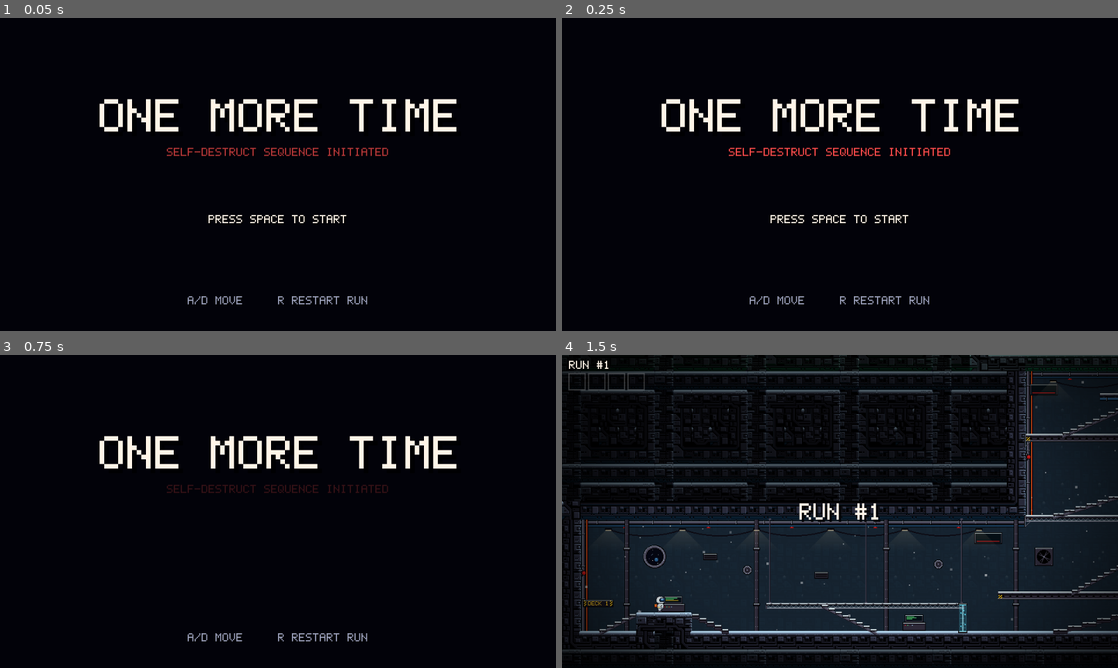
Above: before the commit, frames 1-4 (two rows, left to right).
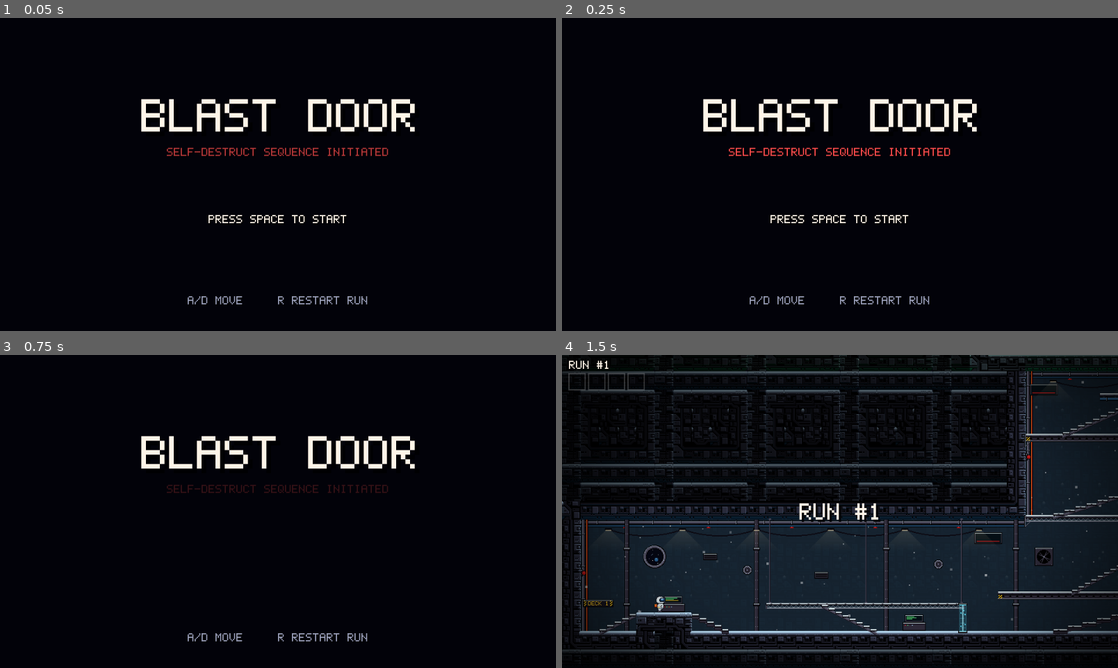
Above: after the commit, the same moments.

Repository: JayChen251/One-more-time
Game: Godot game, scene res://scenes/main.tscn
Same seed, same stepped clock (60 frames per second), same inputs: the game is played once before the commit and once after it.
Inputs:
- Up to frame 1 (0.05 s): no input
- Up to frame 2 (0.25 s): no input
- Up to frame 3 (0.75 s): hold D (right) from 0.53 s (still down); tap L (grapple) at 0.6 s
- Up to frame 4 (1.5 s): keep holding D (right); tap Space (jump) at 0.77 s; tap K (teleport) at 1.35 s

The runs differ from the first frame. In frame 1, 3.4% of the frame differs, in the area x 17-83%, y 25-37%; in frame 2, 3.4%; in frame 3, 3.4%; in frame 4, nothing differs.

Commit message:
Rename the game to Blast Door
Co-Authored-By: Claude Opus 5.5 <noreply@anthropic.com>
Claude-Session: https://claude.ai/code/session_01VBg4ft2q8Eto7W6RUi45Wd

Diff:
--- a/project.godot
+++ b/project.godot
@@ -10,7 +10,7 @@
 
 [application]
 
-config/name="One More Time"
+config/name="Blast Door"
 run/main_scene="uid://155xx7s6y6ta"
 config/features=PackedStringArray("4.7", "GL Compatibility")
 config/icon="res://icon.svg"
--- a/scripts/title_screen.gd
+++ b/scripts/title_screen.gd
@@ -23,7 +23,7 @@
 	_overlay.size = Vector2(480, 270)
 	_overlay.mouse_filter = Control.MOUSE_FILTER_IGNORE
 	add_child(_overlay)
-	_add_text("ONE MORE TIME", 4, 70, Color(1, 0.96, 0.91))
+	_add_text("BLAST DOOR", 4, 70, Color(1, 0.96, 0.91))
 	_warning = _add_text("SELF-DESTRUCT SEQUENCE INITIATED", 1, 112, Color(1, 0.3, 0.3))
 	_prompt = _add_text("PRESS SPACE TO START", 1, 170, Color(1, 0.96, 0.91))
 	_add_text("A/D MOVE     R RESTART RUN", 1, 240, Color(0.6, 0.62, 0.72))
